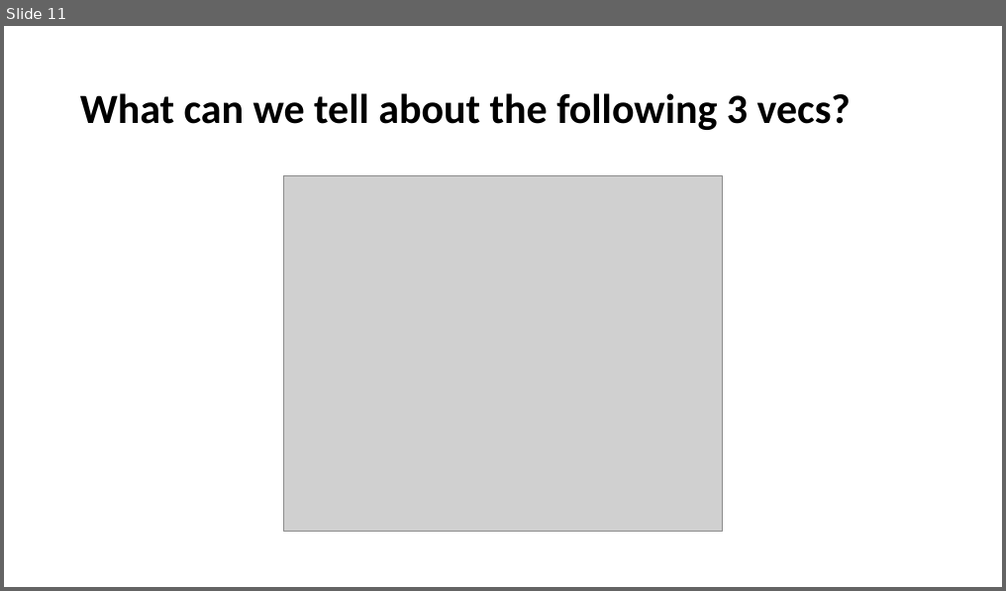
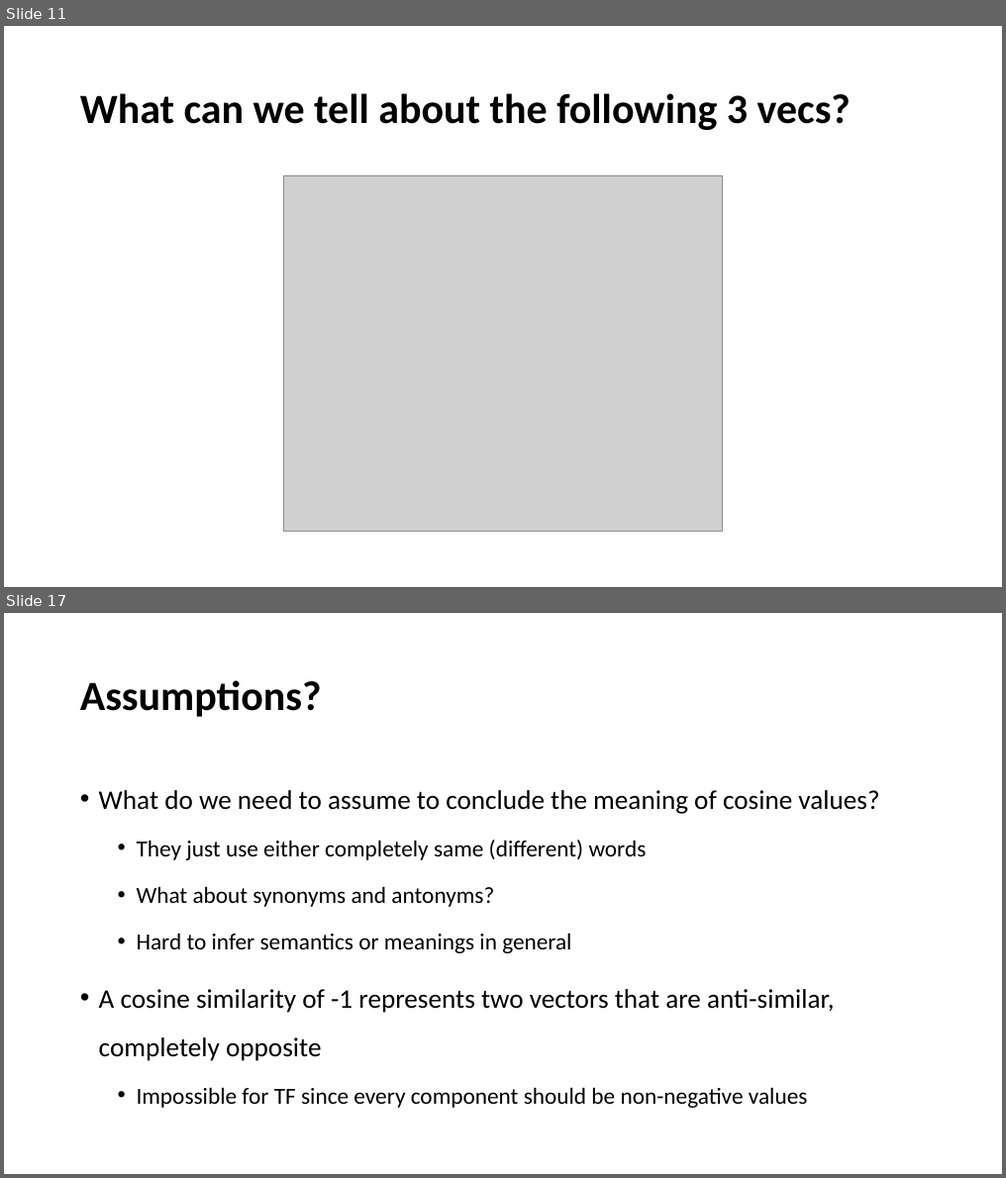
Before and after one commit to YeabinMoonEcon/BUS211, a slide deck: BUS243_NLP/lecture_notes/Lecture3.pptx. Shown one above the other, each under a label of ours: slide 11 before the commit, slides 11 and 17 after it; the slides between them are not shown. The pictures are 1006x591 and 1006x1178 pixels, drawn with LibreOffice and Linux fonts; fonts in the diff are those of the drawing; grey boxes stand for pictures. Boxes give left, top, right and bottom in pixels: in the first picture for what was removed or moved away, otherwise in the second. Text is boxed around its words. In the diff, an @@ line names an element or a change of style, - is before the commit and + after.

```diff
--- a/BUS243_NLP/lecture_notes/Lecture3.pptx
+++ b/BUS243_NLP/lecture_notes/Lecture3.pptx
@@ slide 17 added at (4, 613, 1002, 1174), background #FFFFFF @@
@@ title added at (80, 680, 322, 717), 40 pt, text #000000, bold @@
+Assumptions?
@@ text added at (99, 790, 879, 1108), 22.2 pt, text #000000 @@
+• What do we need to assume to conclude the meaning of cosine values?
+  • They just use either completely same (different) words
+  • What about synonyms and antonyms?
+  • Hard to infer semantics or meanings in general
+• A cosine similarity of -1 represents two vectors that are anti-similar, completely opposite
+  • Impossible for TF since every component should be non-negative values
```
Also in this commit, not shown: 1 slide changed, 5 other slides added, 1 other file.
